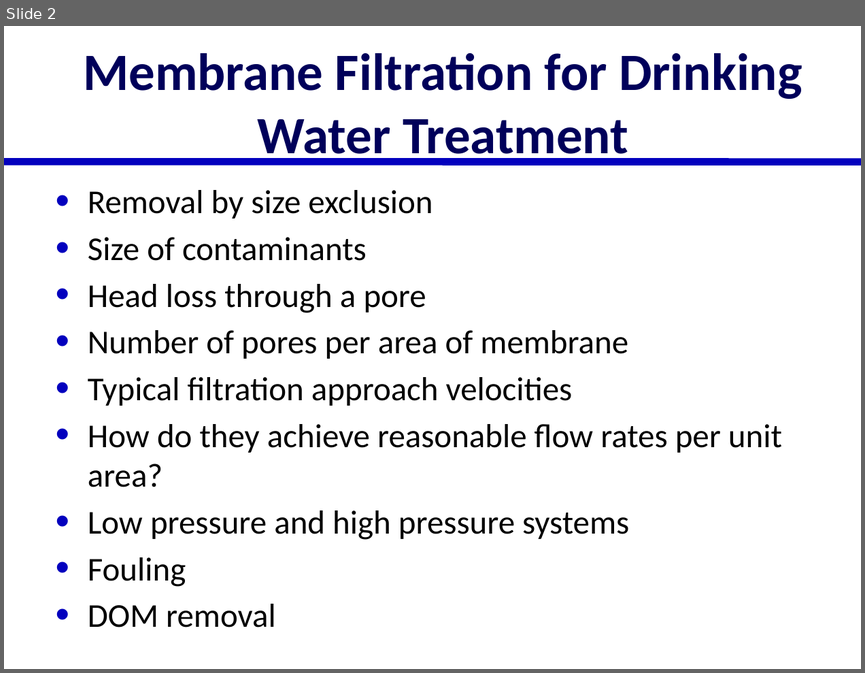
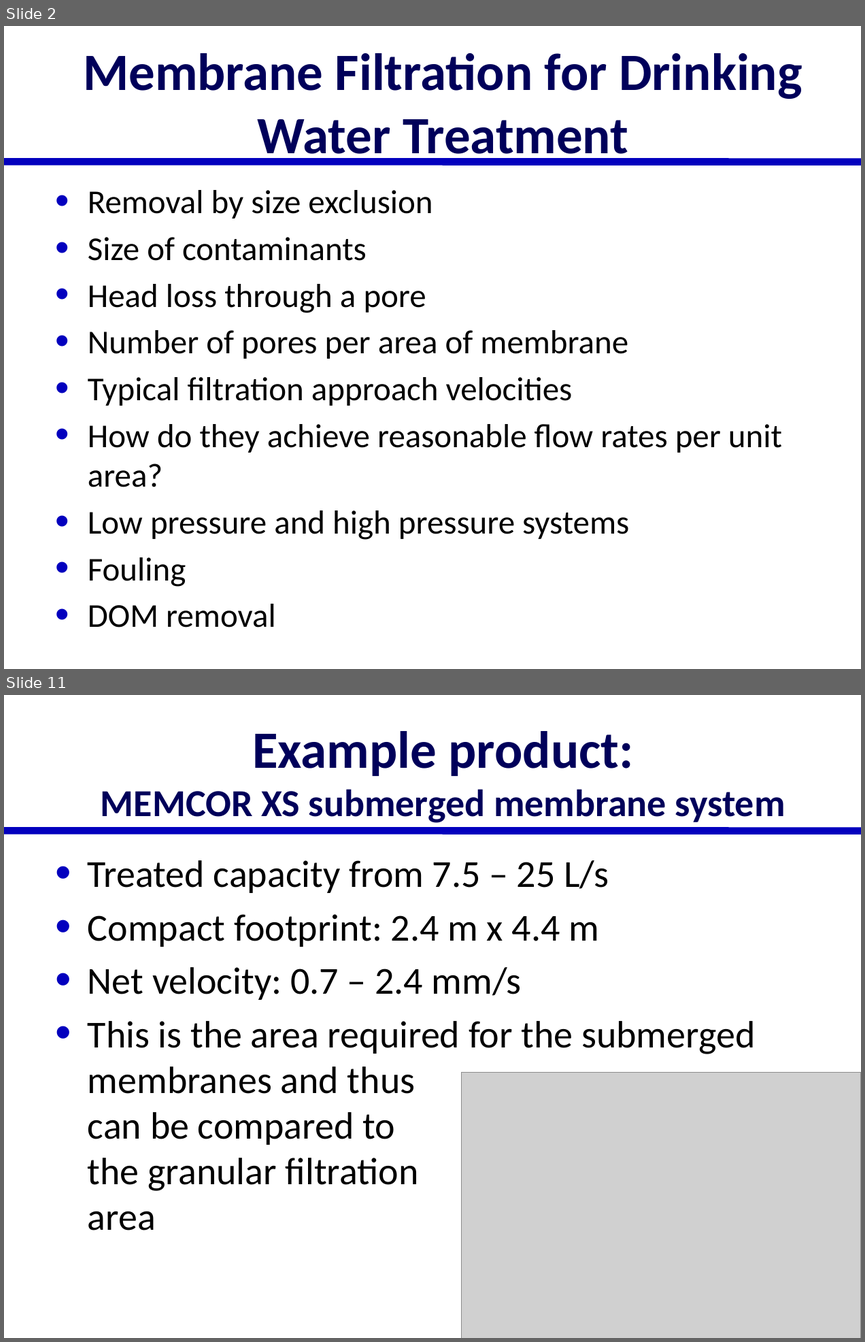
Before and after one commit to AguaClara/SWOT, a slide deck: Lectures/In Class/Membrane Filtration.pptx. Shown one above the other, each under a label of ours: slide 2 before the commit, slides 2 and 11 after it; the slides between them are not shown. The pictures are 865x673 and 865x1342 pixels, drawn with LibreOffice and Linux fonts; fonts in the diff are those of the drawing; grey boxes stand for pictures. Boxes give left, top, right and bottom in pixels: in the first picture for what was removed or moved away, otherwise in the second. Text is boxed around its words. In the diff, an @@ line names an element or a change of style, - is before the commit and + after.

Commit message:
membranes

```diff
--- a/Lectures/In Class/Membrane Filtration.pptx
+++ b/Lectures/In Class/Membrane Filtration.pptx
@@ slide 11 added at (4,695,861,1338), background #FFFFFF; not listed: 1 template element that a slide beside it also shows @@
@@ title added at (101,731,785,823), 32 pt, text #00005A, bold @@
+Example product:
+MEMCOR XS submerged membrane system
@@ text added at (88,860,755,1230), 32 pt, text #000000 @@
+• Treated capacity from 7.5 – 25 L/s
+• Compact footprint: 2.4 m x 4.4 m
+• Net velocity: 0.7 – 2.4 mm/s
+• This is the area required for the submerged membranes and thus
+  can be compared to
+  the granular filtration
+  area
@@ picture added at (461,1072,861,1338) @@
```
Also in this commit, not shown: 1 slide changed, 11 other slides added, 1 slide removed, 3 other files.
